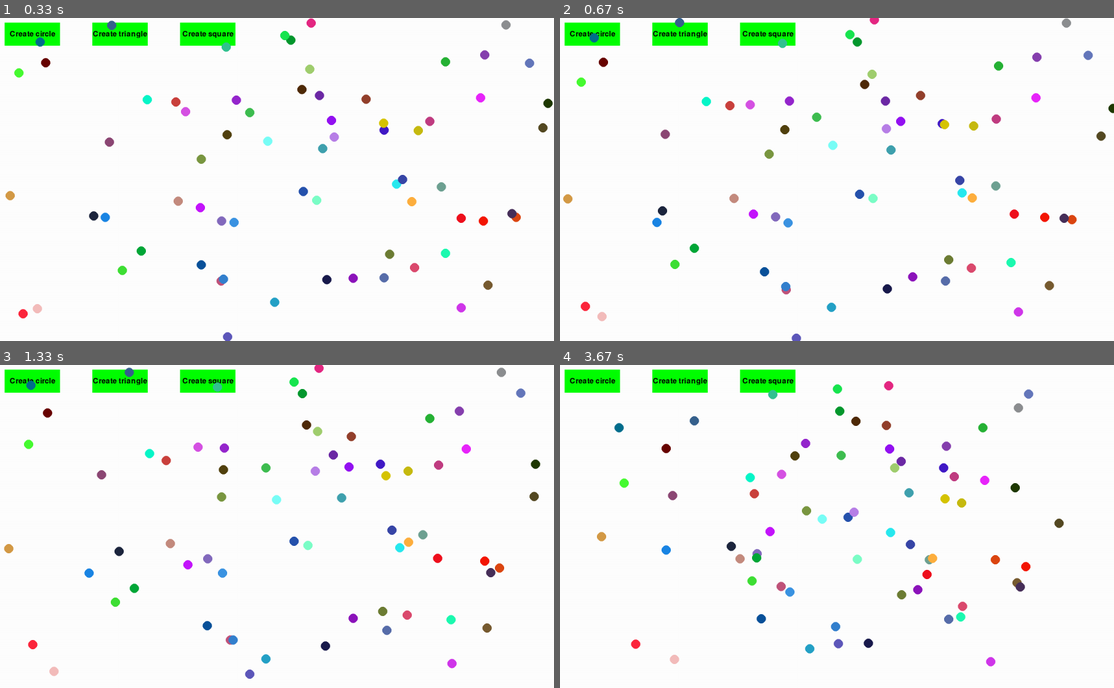
Above: before the commit, frames 1-4 (two rows, left to right).
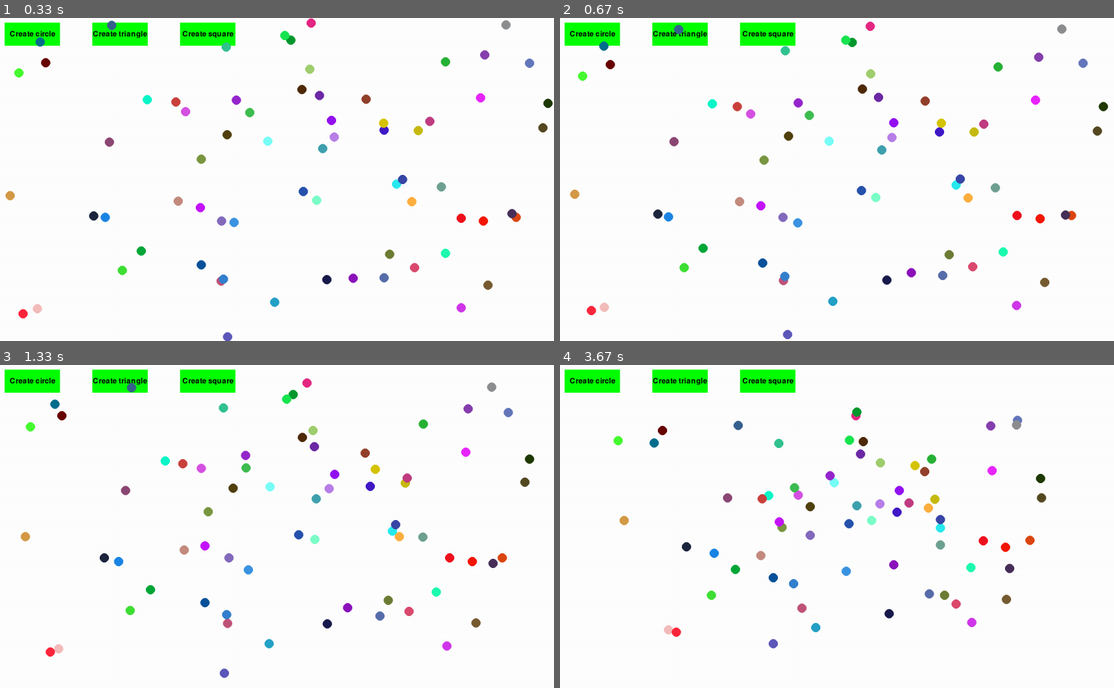
Above: after the commit, the same moments.

Repository: Saentk/Animation
Game: pygame game, started from pygame_animation/main.py
The game is run twice, just before and just after one commit, with the same random seed, the same clock (stepped at 60 frames per second) and the same inputs.
Inputs (mouse positions are in pixels of both pictures, inside the frame that each line leads up to):
- Up to frame 1 (0.33 s): no input
- Up to frame 2 (0.67 s): click (681, 34) at 0.38 s
- Up to frame 3 (1.33 s): click (204, 381) at 0.72 s; click (33, 381) at 1.05 s
- Up to frame 4 (3.67 s): no input

Frame 1 is identical in both runs. In frame 2, 4.4% of the frame differs, in the area x 0-100%, y 0-100%; in frame 3, 5.3%; in frame 4, 5.4%, in the area x 6-91%, y 4-94%.

Commit message:
move_to_circle -> move_to_position, add setup_triangle func

Diff:
--- a/pygame_animation/button.py
+++ b/pygame_animation/button.py
@@ -30,17 +30,27 @@
 
     def create_circle(self, lst):
         for i in lst:
-            if i.move_type == 'bounce':
+            if i.move_type != 'to_position' and i.move_type != 'circle':
                 i.setup_circle()
-                i.move_type = 'form_circle'
+                i.move_type = 'to_position'
             elif i.move_type == 'circle':
                 i.move_type = 'bounce'
 
     def create_triangle(self, lst):
-        print("Button Clicked!")
+        for i in lst:
+            if i.move_type != 'to_position' and i.move_type != 'triangle':
+                i.setup_triangle()
+                i.move_type = 'to_position'
+            if i.move_type == 'triangle':
+                i.move_type = 'bounce'
+
+    def create_square(self, lst):
+        print("Create square")
 
     def handle_pos(self, lst):
         if self.text == "Create circle":
             self.create_circle(lst)
         elif self.text == "Create triangle":
             self.create_triangle(lst)
+        elif self.text == "Create square":
+            self.create_square(lst)
--- a/pygame_animation/circle.py
+++ b/pygame_animation/circle.py
@@ -11,16 +11,41 @@
         self.speed_x = random() * choice([1,-1])
         self.speed_y = random() * choice([1,-1])
         self.screen_rect = screen.get_rect()
+        self.center = (self.screen_rect.right / 2, self.screen_rect.bottom / 2)
         self.move_type = 'bounce'
 
     def setup_circle(self):
         self.angle = random() * (math.pi * 2)
         self.circle_radious = randint(250, 300)
         self.angular_velocity = randint(1, 5) * 0.001
-        self.center = (self.screen_rect.bottom / 2, self.screen_rect.right / 2)
-        self.end_pos = (self.center[1] + self.circle_radious * math.cos(self.angle),
-            self.center[0] + self.circle_radious * math.sin(self.angle))
+        self.end_pos = (self.center[0] + self.circle_radious * math.cos(self.angle),
+            self.center[1] + self.circle_radious * math.sin(self.angle))
         self.num = randint(500, 1000)
+        self.final_form = 'circle'
+
+    def setup_triangle(self):
+        self.side = math.floor(random() * 3)
+        self.progress = random()
+        self.speed = random() * 0.001
+        self.triangle_radius = randint(200, 250);
+        self.vertices = [(self.center[0], self.center[1] - self.triangle_radius),
+                        (self.center[0] + self.triangle_radius * math.sin(math.pi / 3), self.center[1] + self.triangle_radius / 2),
+                        (self.center[0] - self.triangle_radius * math.sin(math.pi / 3), self.center[1] + self.triangle_radius / 2)]
+        self.end_pos = self.get_triangle_point(self.side, self.progress)
+        self.num = randint(500, 1000)
+        self.final_form = 'triangle'
+
+    def get_triangle_point(self, side, progress):
+        start = self.vertices[side]
+        end = self.vertices[(side + 1) % 3]
+
+        x = self.lerp(start[0], end[0], progress)
+        y = self.lerp(start[1], end[1], progress)
+
+        return (x,y)
+
+    def lerp(self, start, end, progress):
+        return start + (end - start) * progress
 
     def check_edges(self):
         if self.x >= self.screen_rect.right or self.x <= self.screen_rect.left:
@@ -33,17 +58,24 @@
         self.x += self.speed_x
         self.y += self.speed_y
 
-        self.draw()
+    def update_triangle(self):
+        self.progress += self.speed
+        if self.progress >= 1:
+            self.progress = 0
+            self.side = (self.side + 1) % 3
 
-    def move_to_circle(self):
+        self.x, self.y = self.get_triangle_point(self.side, self.progress)
+
+    def move_to_position(self):
         self.get_distance()
         self.x += self.speed_x
         self.y += self.speed_y
 
-        self. draw()
+        if self.is_in_position():
+            self.move_type = self.final_form
 
-        if self.is_in_circle():
-            self.move_type = 'circle'
+    def is_in_position(self):
+        return self.x == self.end_pos[0] and self.y == self.end_pos[1]
 
     # distance = sqrt((x2 - x1)^2 + (y2 - y1)^2)
     def get_distance(self):
@@ -53,23 +85,23 @@
         self.speed_y = dy / self.num
         self.num -= 1
 
-    def is_in_circle(self):
-        return self.x == self.end_pos[0] and self.y == self.end_pos[1]
-
     def update_circle(self):
         self.angle += self.angular_velocity
-        self.x = self.center[1] + self.circle_radious * math.cos(self.angle)
-        self.y = self.center[0] + self.circle_radious * math.sin(self.angle)
+        self.x = self.center[0] + self.circle_radious * math.cos(self.angle)
+        self.y = self.center[1] + self.circle_radious * math.sin(self.angle)
 
-        self.draw()
 
     def move(self):
         if self.move_type == 'bounce':
             self.update_bounce()
-        elif self.move_type == 'form_circle':
-            self.move_to_circle()
+        elif self.move_type == 'to_position':
+            self.move_to_position()
         elif self.move_type == 'circle':
             self.update_circle()
+        elif self.move_type == 'triangle':
+            self.update_triangle()
+
+        self.draw()
 
     def draw(self):
         p.draw.circle(self.screen, self.color, (self.x, self.y), self.radius)
--- a/pygame_animation/main.py
+++ b/pygame_animation/main.py
@@ -1,7 +1,7 @@
 import pygame as p
+from random import randint, choice
 from circle import Circle
 from button import Button
-from random import randint, choice
 
 # Initialize pygame
 p.init()
